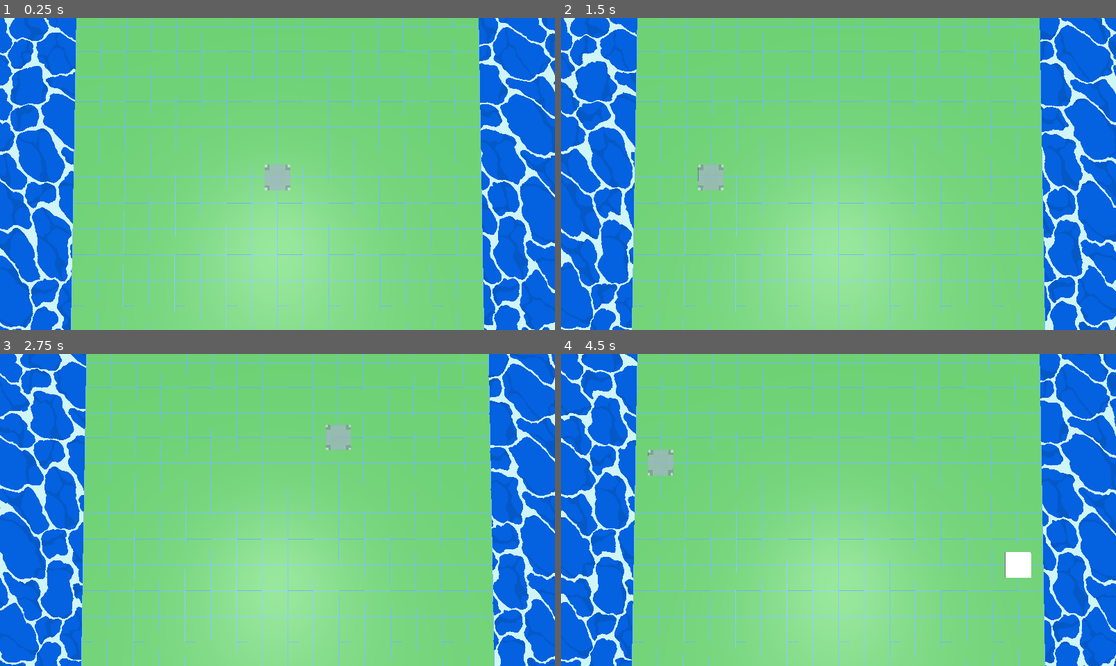
Above: before the commit, frames 1-4 (two rows, left to right).
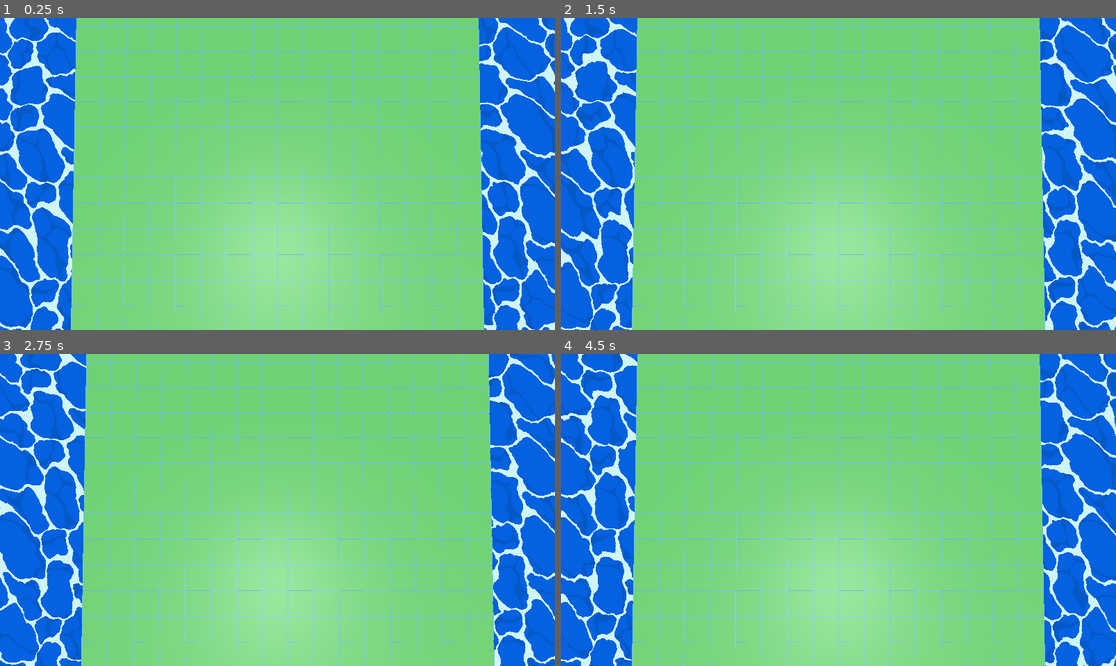
Above: after the commit, the same moments.

Repository: hammeredzombie/idle-city
Game: Godot game, scene res://scenes/world.tscn
The game is run twice, just before and just after one commit, with the same random seed, the same clock (stepped at 60 frames per second) and the same inputs.
Inputs (mouse positions are in pixels of both pictures, inside the frame that each line leads up to):
- Up to frame 1 (0.25 s): no input
- Up to frame 2 (1.5 s): move the mouse to (960, 158) at 0.52 s; hold E (rotate_right) 0.53-1.28 s; tap S (camera_back) at 0.6 s; move the mouse to (727, 189) at 1.27 s; hold Q (rotate_left) from 1.28 s (still down); tap W (camera_forward) at 1.35 s
- Up to frame 3 (2.75 s): move the mouse to (333, 441) at 2.02 s; release Q (rotate_left) at 2.03 s; hold E (rotate_right) from 2.03 s (still down); tap A (camera_left) at 2.1 s
- Up to frame 4 (4.5 s): move the mouse to (810, 572) at 2.77 s; tap D (camera_right) at 2.85 s; move the mouse to (1005, 556) at 3.52 s; release E (rotate_right) at 3.53 s; press the mouse at (1005, 556) at 3.53 s; hold Q (rotate_left) from 3.53 s (still down); move the mouse to (672, 463) at 4.27 s; release the mouse at (672, 463) at 4.28 s; right-click (672, 463) at 4.35 s

The runs differ from the first frame. In frame 1, 0.4% of the frame differs, in the area x 47-53%, y 46-56%; in frame 2, 0.4%; in frame 3, 0.4%; in frame 4, 0.8%, in the area x 15-85%, y 30-72%.
Error after the commit: Parse Error: Identifier "MAX_MESH_INDEX" not declared in the current scope. (res://scenes/road.gd:147)

Commit message:
adds road tile thumbnails and updates mesh index enum

Diff:
--- a/project.godot
+++ b/project.godot
@@ -81,6 +81,21 @@
 "events": [Object(InputEventKey,"resource_local_to_scene":false,"resource_name":"","device":-1,"window_id":0,"alt_press …(192 unchanged characters)…
 ]
 }
+build-1={
+"deadzone": 0.2,
+"events": [Object(InputEventKey,"resource_local_to_scene":false,"resource_name":"","device":-1,"window_id":0,"alt_pressed":false,"shift_pressed":false,"ctrl_pressed":false,"meta_pressed":false,"pressed":false,"keycode":0,"physical_keycode":49,"key_label":0,"unicode":49,"location":0,"echo":false,"script":null)
+]
+}
+build-2={
+"deadzone": 0.2,
+"events": [Object(InputEventKey,"resource_local_to_scene":false,"resource_name":"","device":-1,"window_id":0,"alt_pressed":false,"shift_pressed":false,"ctrl_pressed":false,"meta_pressed":false,"pressed":false,"keycode":0,"physical_keycode":50,"key_label":0,"unicode":50,"location":0,"echo":false,"script":null)
+]
+}
+build-3={
+"deadzone": 0.2,
+"events": [Object(InputEventKey,"resource_local_to_scene":false,"resource_name":"","device":-1,"window_id":0,"alt_pressed":false,"shift_pressed":false,"ctrl_pressed":false,"meta_pressed":false,"pressed":false,"keycode":0,"physical_keycode":51,"key_label":0,"unicode":51,"location":0,"echo":false,"script":null)
+]
+}
 
 [rendering]
 
--- a/scenes/road.gd
+++ b/scenes/road.gd
@@ -1,26 +1,33 @@
 extends GridMap
 
 enum MESH_INDEX {
-	SPLIT,
-	STRAIGHT,
-	TILE,
-	BEND_ROUND,
-	BEND_SQUARE,
-	STRAIGHT_CROSSING,
-	FOUR_WAY,
-	FOUR_WAY_CROSSING,
-	BEND_2X2,
-	BEND_INTERSECTION_2X2,
-	STRAIGHT_DRIVEWAY_DOUBLE,
-	STRAIGHT_DRIVEWAY_SINGLE,
-	STRAIGHT_END_SQUARE,
-	STRAIGHT_END_ROUND,
-	T_INTERSECTION,
-	T_INTERSECTION_CROSSING,
-	ROUND_ABOUT_3X3,
+	straight,
+	straight_preview,
+	straight_crossing,
+	straight_crossing_preview,
+	end,
+	end_preview,
+	end_round,
+	end_round_preview,
+	bend,
+	bend_preview,
+	bend_round,
+	bend_round_preview,
+	intersection,
+	intersection_preview,
+	intersection_crossing,
+	intersection_crossing_preview,
+	t_intersection,
+	t_intersection_preview,
+	t_intersection_crossing,
+	t_intersection_crossing_preview,
+	driveway_double,
+	driveway_double_preview,
+	driveway_single,
+	driveway_single_preview,
+	tile,
+	tile_preview,
 }
-
-const MAX_MESH_INDEX: int = MESH_INDEX.ROUND_ABOUT_3X3
 
 @export var target_layer_y: int = 0
 @onready var camera: Camera3D = get_viewport().get_camera_3d()
@@ -32,7 +39,7 @@
 var _preview_cell: Vector3i
 
 var _curr_cell:Vector3i = Vector3i(-1, -1, -1)
-var _curr_tile:MESH_INDEX = MESH_INDEX.STRAIGHT
+var _curr_tile:MESH_INDEX = MESH_INDEX.straight
 var _curr_orientation: Basis = Basis()
 
 func _input(event: InputEvent) -> void:
--- a/scenes/road.tscn
+++ b/scenes/road.tscn
@@ -7,3 +7,41 @@
 mesh_library = ExtResource("1_mv8x7")
 cell_size = Vector3(1, 1, 1)
 script = ExtResource("2_my2y2")
+
+[node name="Control" type="Control" parent="."]
+layout_mode = 3
+anchors_preset = 7
+anchor_left = 0.5
+anchor_top = 1.0
+anchor_right = 0.5
+anchor_bottom = 1.0
+offset_left = -20.0
+offset_top = -40.0
+offset_right = 20.0
+grow_horizontal = 2
+grow_vertical = 0
+size_flags_horizontal = 4
+size_flags_vertical = 8
+
+[node name="HBoxContainer" type="HBoxContainer" parent="Control"]
+layout_mode = 1
+anchors_preset = 8
+anchor_left = 0.5
+anchor_top = 0.5
+anchor_right = 0.5
+anchor_bottom = 0.5
+offset_left = -20.0
+offset_top = -20.0
+offset_right = 20.0
+offset_bottom = 20.0
+grow_horizontal = 2
+grow_vertical = 2
+
+[node name="Build1" type="TextureRect" parent="Control/HBoxContainer"]
+layout_mode = 2
+
+[node name="Build2" type="TextureRect" parent="Control/HBoxContainer"]
+layout_mode = 2
+
+[node name="Build3" type="TextureRect" parent="Control/HBoxContainer"]
+layout_mode = 2
--- a/scenes/world.tscn
+++ b/scenes/world.tscn
@@ -42,4 +42,8 @@
 data = {
 "cells": PackedInt32Array(32, 65484, 1441801)
 }
+data = {
+"cells": PackedInt32Array(32, 65484, 1441801)
+}
+target_layer_y = null
 metadata/_editor_floor_ = Vector3(0, 0, 0)
Binary file added: assets/tiles/thumbnails/bend-round.png
Not shown, added: assets/tiles/thumbnails/bend-round.png.import
Binary file added: assets/tiles/thumbnails/bend.png
Not shown, added: assets/tiles/thumbnails/bend.png.import
Binary file added: assets/tiles/thumbnails/driveway-double.png
Not shown, added: assets/tiles/thumbnails/driveway-double.png.import
Binary file added: assets/tiles/thumbnails/driveway-single.png
Not shown, added: assets/tiles/thumbnails/driveway-single.png.import
Binary file added: assets/tiles/thumbnails/end-round.png
Not shown, added: assets/tiles/thumbnails/end-round.png.import
Binary file added: assets/tiles/thumbnails/end.png
Not shown, added: assets/tiles/thumbnails/end.png.import
(and 14 more such lines)
